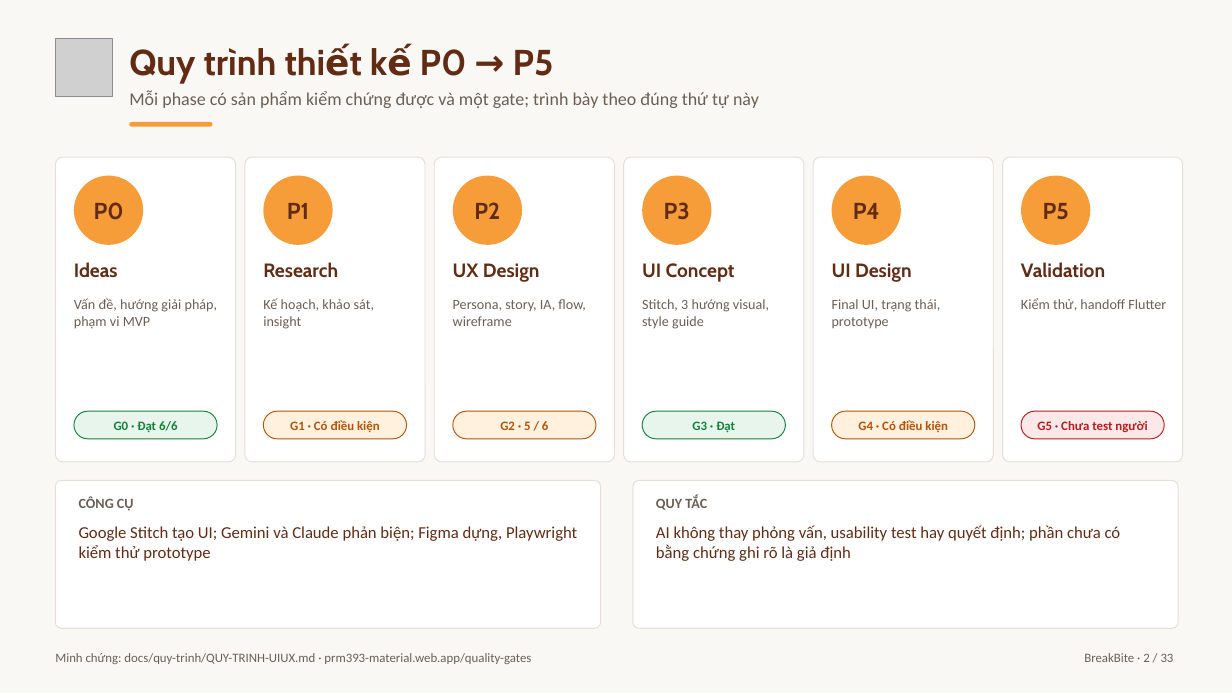
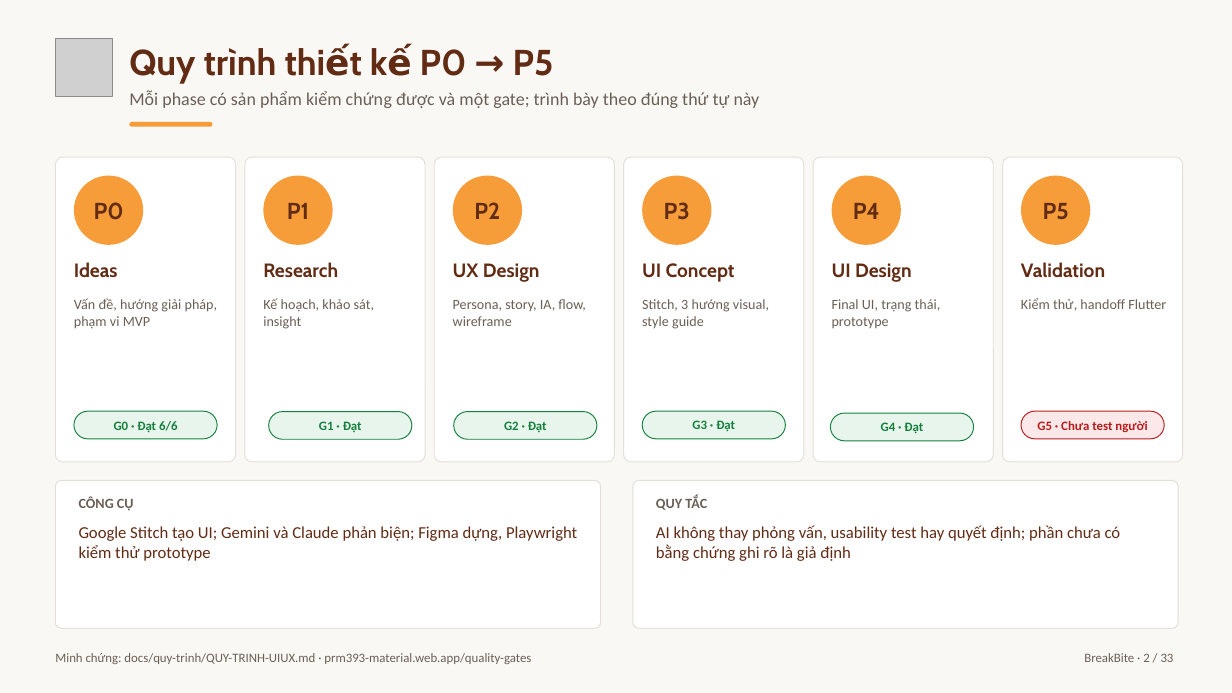
Before and after one commit to baonv0817/PRM323-Lab2-Group2, a slide deck: slide 2 of slides/BreakBite_Lab2_Presentation.pptx. Drawn at 1232x693 pixels with LibreOffice and Linux fonts; fonts in the diff are those of the drawing; grey boxes stand for pictures. Boxes give left, top, right and bottom in pixels: in the first picture for what was removed or moved away, otherwise in the second. Text is boxed around its words. In the diff, an @@ line names an element or a change of style, - is before the commit and + after.

Commit message:
Rebuild slide deck

```diff
--- a/slides/BreakBite_Lab2_Presentation.pptx
+++ b/slides/BreakBite_Lab2_Presentation.pptx
@@ fill #FFF1DE to #E8F5EC; outline #B45309 0.75 pt to #15803D 0.75 pt in 3 elements at bbox=[454, 411, 597, 439], bbox=[831, 413, 974, 441], bbox=[269, 411, 412, 439] @@
@@ rounded rectangle: place and size @@
-rounded rectangle at bbox=[263, 411, 407, 439]
+rounded rectangle at bbox=[269, 411, 412, 439]
@@ text at bbox=[319, 421, 362, 432]: text changed; text colour #B45309 to #15803D @@
-G1 · Có điều kiện
+G1 · Đạt
@@ text at bbox=[504, 421, 547, 432]: text changed; text colour #B45309 to #15803D @@
-G2 · 5 / 6
+G2 · Đạt
@@ text at bbox=[881, 422, 923, 434]: text changed; text colour #B45309 to #15803D @@
-G4 · Có điều kiện
+G4 · Đạt
```
